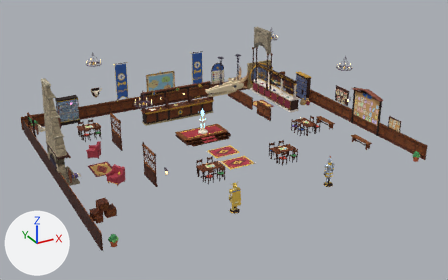
One commit to the glTF model art/town/shops/shop_guild_interior.gltf: the scene before it, then after it.
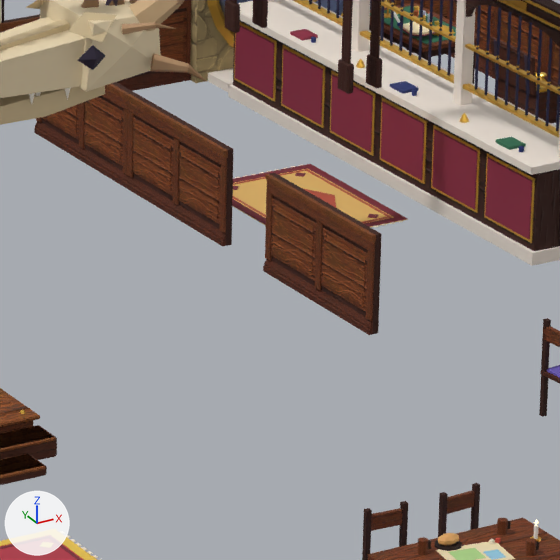
Each version is shown whole from a 50 mm camera at (-19.2, -26.7, 18.4) aimed at (0.2, 8.5, 0.8), then close up on the part from 50% to 66% of the width and 28% to 53% of the height. Arrows for +X, +Y and +Z are at lower left; the lights stay in place. The older version's two pictures come first. Objects named as collision shapes, trigger or cutter boxes, shadow casters or lower levels of detail are left out. Vertices at exactly the same position are counted once.

Names of what the first close-up shows: 'shop_guild_interior'.
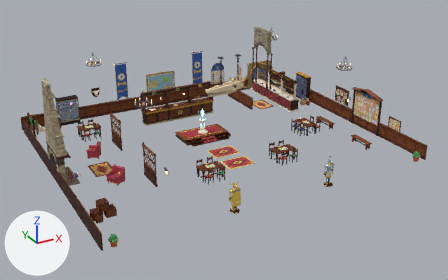
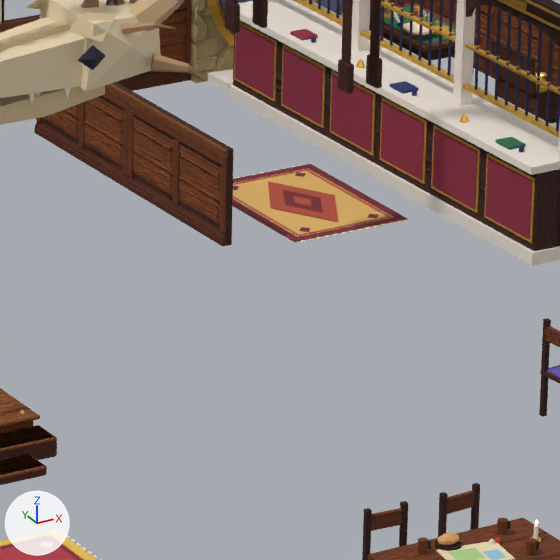
Where the change shows, as pixel boxes (x1, y1, x2, y2) in the close-ups (560 x 560 px):
part 1 of me_p7, added (mostly hidden)
    after: (369, 26, 419, 56)
part 2 of me_p7, added (mostly hidden)
    after: (431, 48, 455, 61)
part 3 of me_p7, deleted (brown)
    before: (263, 173, 382, 335)
part 4 of me_p7, reshaped (mostly hidden)
    before: (369, 29, 476, 84)
    after: (421, 44, 475, 72)

The change, as a diff of the scene's bpy script:
```diff
--- a/art/town/shops/shop_guild_interior.gltf.py
+++ b/art/town/shops/shop_guild_interior.gltf.py
@@ me_p7 @@
 # used by ob_shop_guild_interior; location = (0.0, 0.0, 0.0)
-me_p7.from_pydata(...)  # 29764 vertices, 52513 faces; spans x -11.6..12.4, y 0.3..19.1, z 0.1..7.0
+me_p7.from_pydata(...)  # 29826 vertices, 52637 faces; spans x -11.6..12.4, y 0.3..19.1, z 0.1..7.0
+# me_p7 part 1: a new loose piece, a box spanning x 10.083..10.107, y 16.795..18.005, z 0.65..0.775, in mat_m_townwood
+# me_p7 part 2: a new loose piece, a box spanning x 10.095..10.705, y 16.783..16.807, z 0.65..0.775, in mat_m_townwood
+# me_p7 part 3: 9 loose pieces with 194 vertices, spanning x 6.0..6.1, y 11.5..13.5, z 0.1..1.1, are deleted
+# me_p7 part 4: 20 vertices moved within x 10.1..10.7, y 16.8..18.0, z 0.1..0.8; 176 vertices added at x 10.1..10.7, y 16.8..18.0, z 0.1..0.8
+# other edits to the shape of me_p7 do not show in these pictures
 me_p7.materials.append(mat_m_townglowember)
```
